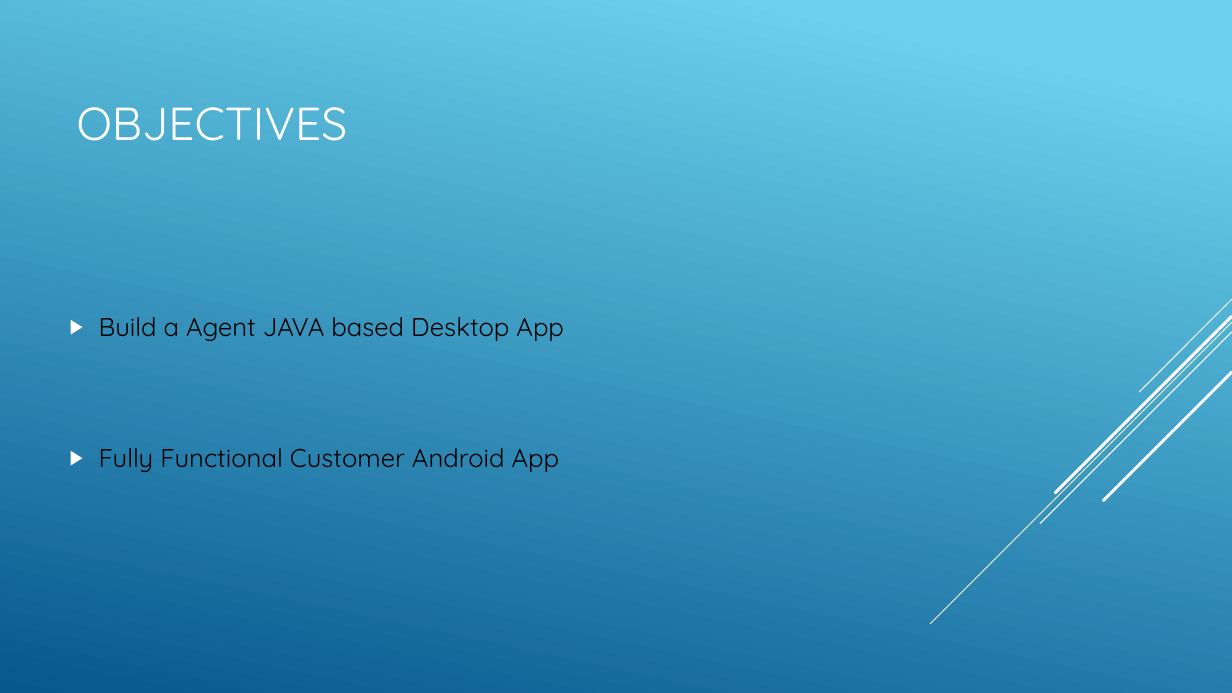
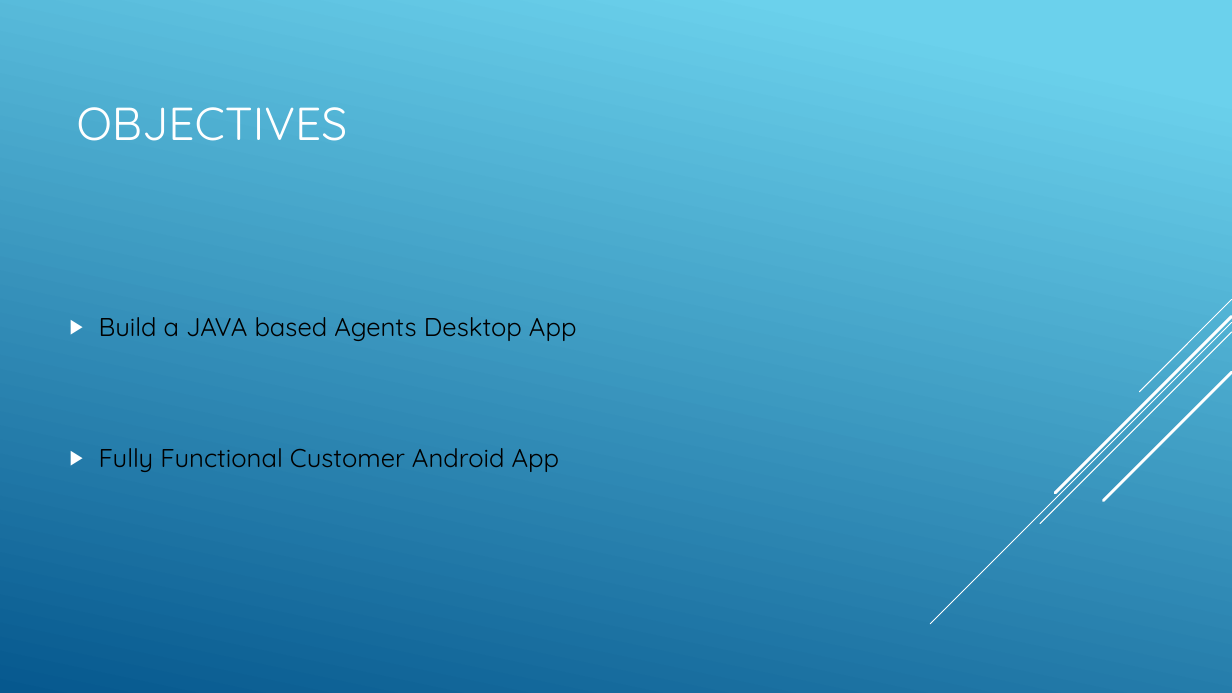
Before and after one commit to Modafro/Travel_Agency_Desktop_App, a slide deck: slide 4 of PROJ-216-Dundas-Smith, Saito, Sagnia, Sharpe - Travel Experts Presentation.pptx. Drawn at 1232x693 pixels with LibreOffice and Linux fonts; fonts in the diff are those of the drawing. Boxes give left, top, right and bottom in pixels: in the first picture for what was removed or moved away, otherwise in the second. Text is boxed around its words. In the diff, an @@ line names an element or a change of style, - is before the commit and + after.

```diff
--- a/PROJ-216-Dundas-Smith, Saito, Sagnia, Sharpe - Travel Experts Presentation.pptx
+++ b/PROJ-216-Dundas-Smith, Saito, Sagnia, Sharpe - Travel Experts Presentation.pptx
@@ text at (99, 317, 577, 341): text changed @@
-▶ Build a Agent JAVA based Desktop App
+▶ Build a JAVA based Agents Desktop App
```
Also in this commit, not shown: 4 other files.
